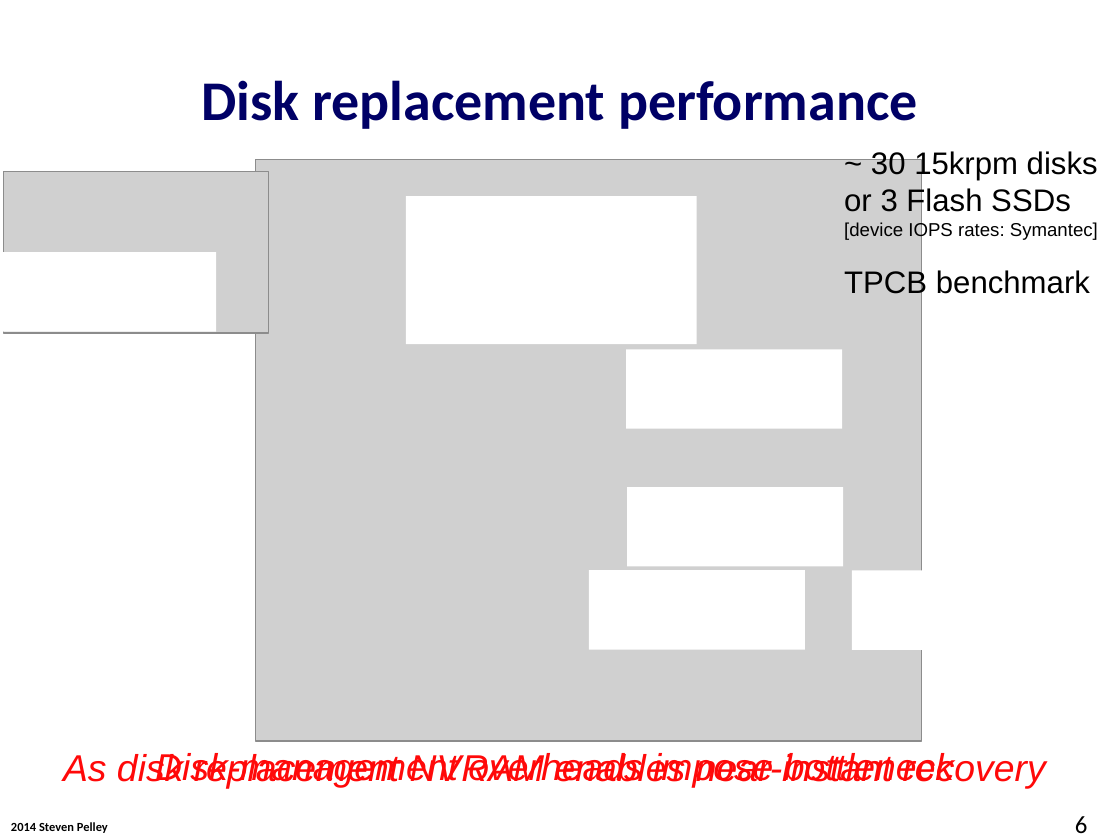
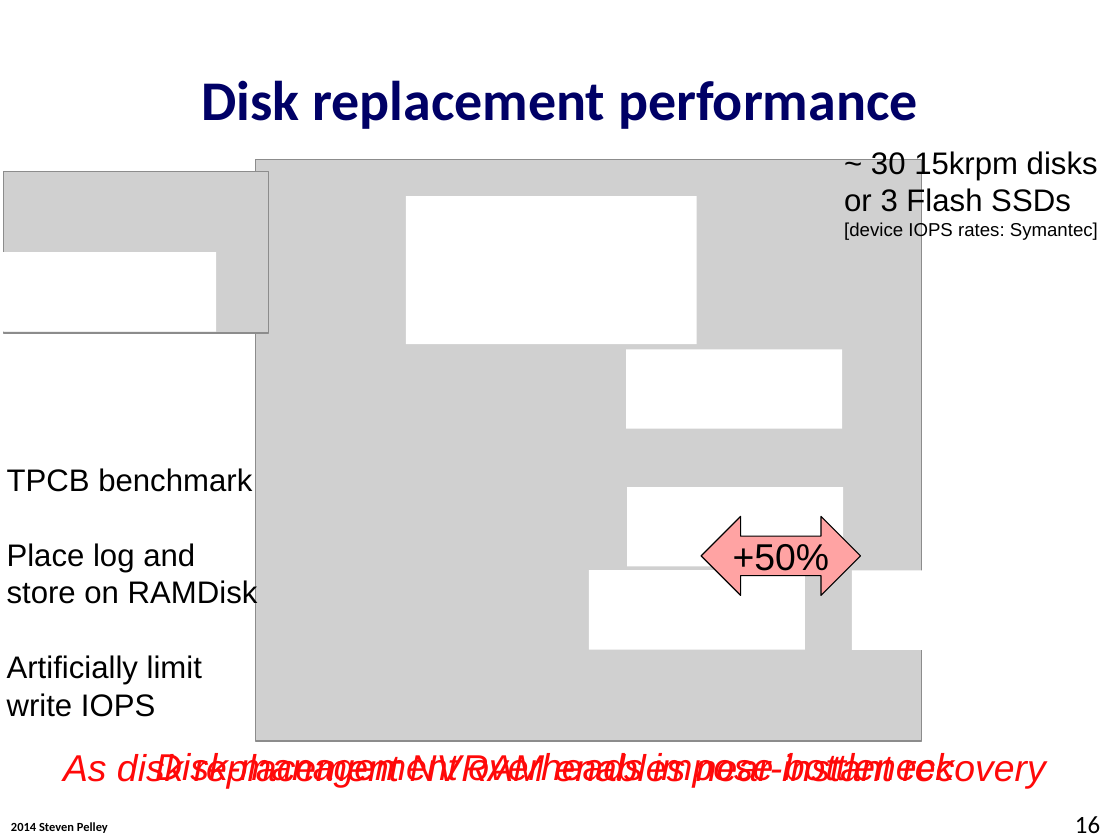
Before and after one commit to Abulila/dissertation, a slide deck: slide 16 of proposal/NVMW.pptx (slide 6 before the commit). Drawn at 1120x840 pixels with LibreOffice and Linux fonts; fonts in the diff are those of the drawing; grey boxes stand for pictures; background and template pictures are left out. Boxes give left, top, right and bottom in pixels: in the first picture for what was removed or moved away, otherwise in the second. Text is boxed around its words. In the diff, an @@ line names an element or a change of style, - is before the commit and + after.

```diff
--- a/proposal/NVMW.pptx
+++ b/proposal/NVMW.pptx
@@ text at <box>844,269,1090,300</box>: paragraph removed @@
-TPCB benchmark
@@ text added at <box>7,468,258,717</box>, 20 pt, text #000000 @@
+TPCB benchmark
+Place log and store on RAMDisk
+Artificially limit write IOPS
@@ left right arrow added at <box>701,516,860,596</box>, fill #FFA3A3, outline #000000 0.75 pt, 24 pt, text #000000 @@
++50%
@@ page number at <box>1075,816,1100,833</box>: text changed @@
-6
+16
```
Also in this commit, not shown: 10 other slides changed, 2 slides added.
